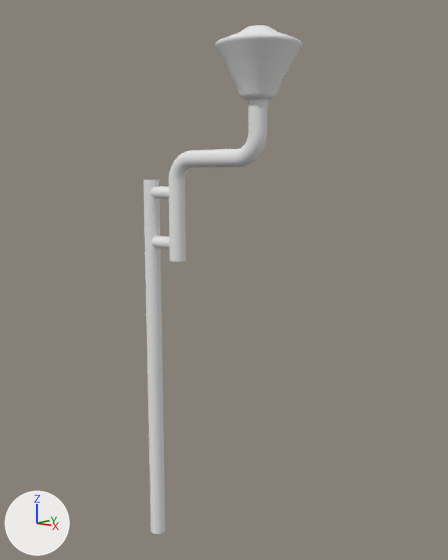
A saved change to the Blender file Models/Road/Street lamp - UV.blend.
Before and after are seen from a 50 mm lens placed at (4.635, -3.679, 3.314), pointed at (1.27, 0.106, 2.451). Arrows for +X, +Y and +Z are at lower left; the lights stay in place.

In view in the first picture: 'Street lamp'.
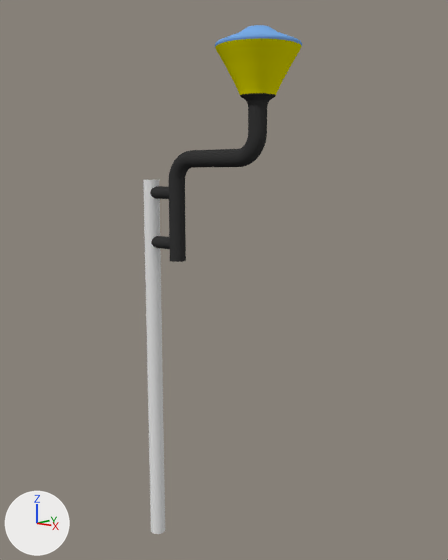
Edits to the scene script, one JSON object a line:
```json
{"op": "add", "block": "mat_cap", "code": ["mat_cap = diffuse_material('Cap')", "mat_cap.base_color = (0.194, 0.413, 0.8)  # blue #7aace7"]}
{"op": "add", "block": "mat_lamp", "code": ["mat_lamp = diffuse_material('Lamp')", "mat_lamp.base_color = (0.8, 0.745, 0.0)  # yellow #e7e000"]}
{"op": "add", "block": "mat_holder", "code": ["mat_holder = diffuse_material('Holder')", "mat_holder.base_color = (0.0397, 0.0397, 0.0397)  # black #383838"]}
{"block": "me_cylinder_001", "where": "me_cylinder_001.from_pydata(...)  # 2944 vertices, 2760 faces; spans x -7.6..15.1, y -4.6..4.6, z -39.5..24.7"}
{"block": "me_cylinder_001", "where": "# used by ob_street_lamp; location = (0.971, 0.0, 2.652); scale = (0.0686, 0.0686, 0.0686)"}
{"block": "me_cylinder_001", "change": "me_cylinder_001 part 1: all 1861 faces centred in x -6.1..12.4, y -1.9..1.9, z -1.0..17.8 switch from mat_material (its picture is missing) to mat_holder (black #383838)"}
{"block": "me_cylinder_001", "change": "me_cylinder_001 part 2: all 256 faces centred in x 6.6..14.5, y -4.0..4.0, z 18.1..21.8 switch from mat_material (its picture is missing) to mat_lamp (yellow #e7e000)"}
{"block": "me_cylinder_001", "change": "me_cylinder_001 part 3: all 577 faces centred in x 6.0..15.1, y -4.6..4.6, z 22.8..24.7 switch from mat_material (its picture is missing) to mat_cap (blue #7aace7)"}
```

Where the change shows, as pixel boxes [x1, y1, x2, y2] in the pictures (448 x 560 px):
```json
{"part": 1, "of": "me_cylinder_001", "change": "recoloured", "before": [150, 93, 276, 262], "after": [150, 93, 276, 262], "on screen": "grey to black"}
{"part": 2, "of": "me_cylinder_001", "change": "recoloured", "before": [215, 38, 302, 95], "after": [215, 38, 302, 95], "on screen": "grey to yellow"}
{"part": 3, "of": "me_cylinder_001", "change": "recoloured", "before": [215, 25, 302, 47], "after": [215, 25, 302, 47], "on screen": "white to blue"}
```
